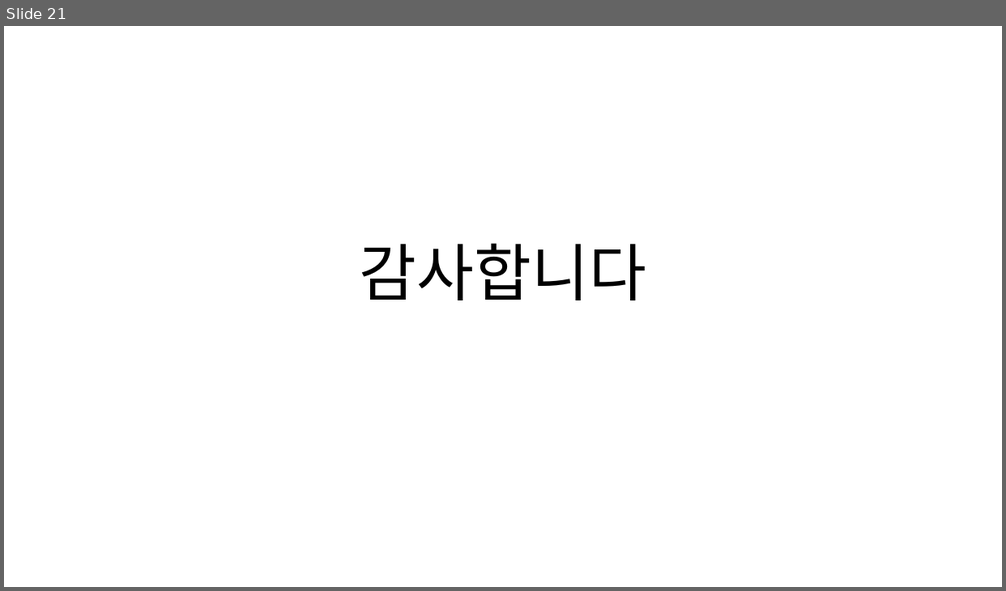
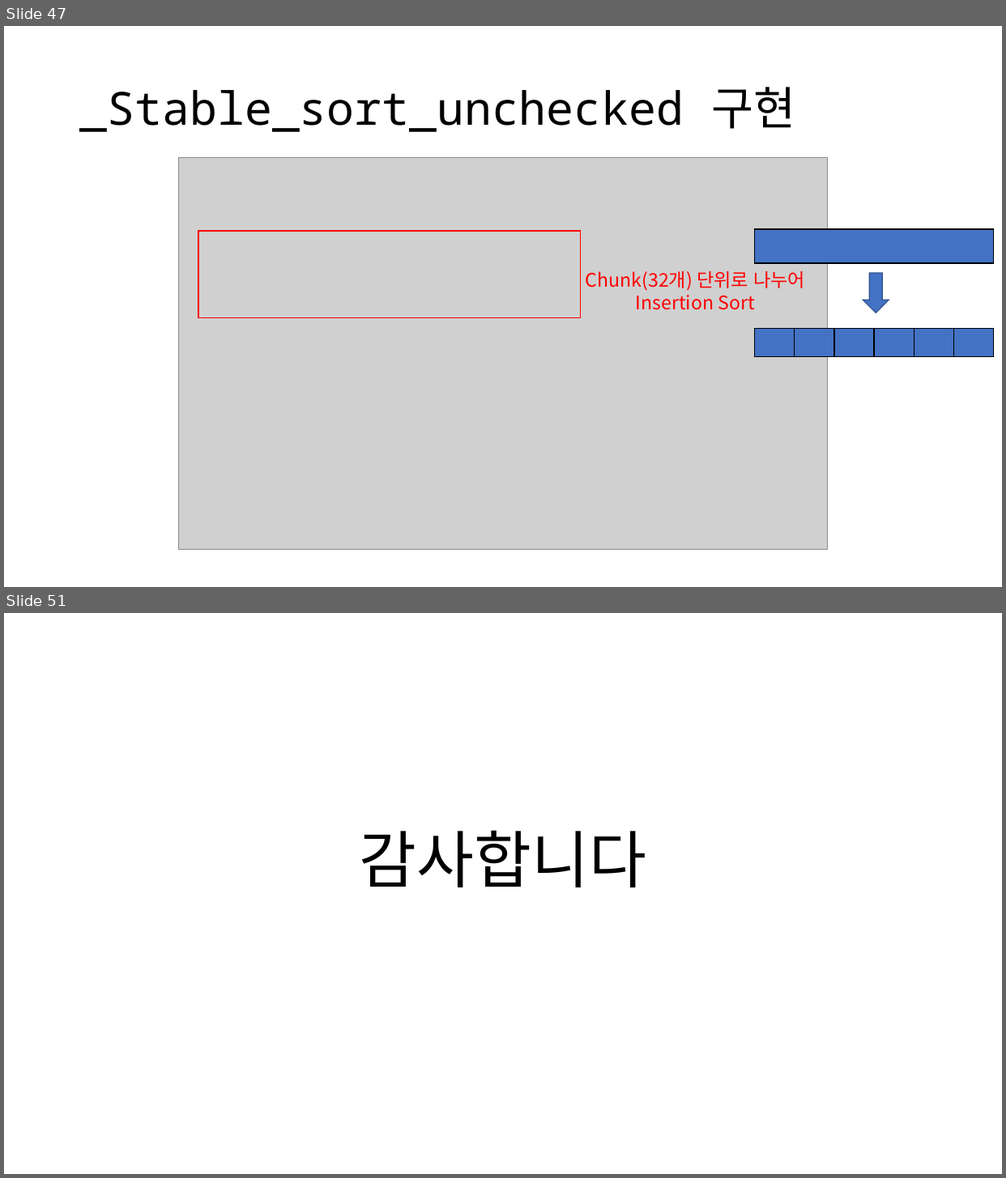
Before and after one commit to OptimizationStudy/Repo2019, a slide deck: opt_study_sorting_operations.pptx. Shown one above the other, each under a label of ours: slide 21 before the commit, slides 47 and 51 after it; the slides between them are not shown. The pictures are 1006x591 and 1006x1178 pixels, drawn with LibreOffice and Linux fonts; fonts in the diff are those of the drawing; grey boxes stand for pictures. Boxes give left, top, right and bottom in pixels: in the first picture for what was removed or moved away, otherwise in the second. Text is boxed around its words. In the diff, an @@ line names an element or a change of style, - is before the commit and + after.

Commit message:
update partial_sort, stable_sort

```diff
--- a/opt_study_sorting_operations.pptx
+++ b/opt_study_sorting_operations.pptx
@@ slide 47 added at (4,26,1002,587), background #FFFFFF @@
@@ title added at (80,87,796,132), 44 pt, text #000000 @@
+_Stable_sort_unchecked 구현
@@ picture added at (178,158,828,549) @@
@@ rectangle added at (198,231,581,318), outline #FF0000 1 pt @@
@@ rectangle added at (755,229,994,263), fill #4472C4, outline #000000 1 pt @@
@@ text added at (586,271,805,310), 18 pt, text #FF0000 @@
+Chunk(32개) 단위로 나누어 Insertion Sort
@@ right arrow added at (863,274,889,314), fill #4472C4, outline #325491 1 pt @@
@@ rectangle added at (755,328,795,357), fill #4472C4, outline #000000 1 pt @@
@@ rectangle added at (795,328,834,357), fill #4472C4, outline #000000 1 pt @@
@@ rectangle added at (834,328,874,357), fill #4472C4, outline #000000 1 pt @@
@@ rectangle added at (874,328,914,357), fill #4472C4, outline #000000 1 pt @@
@@ rectangle added at (914,328,954,357), fill #4472C4, outline #000000 1 pt @@
@@ rectangle added at (954,328,994,357), fill #4472C4, outline #000000 1 pt @@
@@ what was slide 21 is now slide 51 @@
```
Also in this commit, not shown: 1 slide changed, 29 other slides added.
